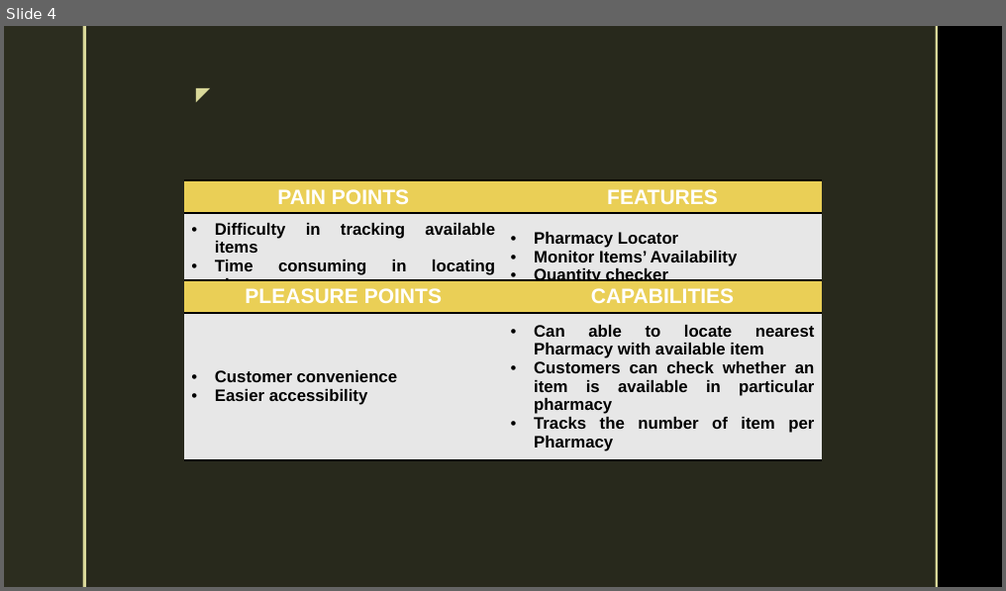
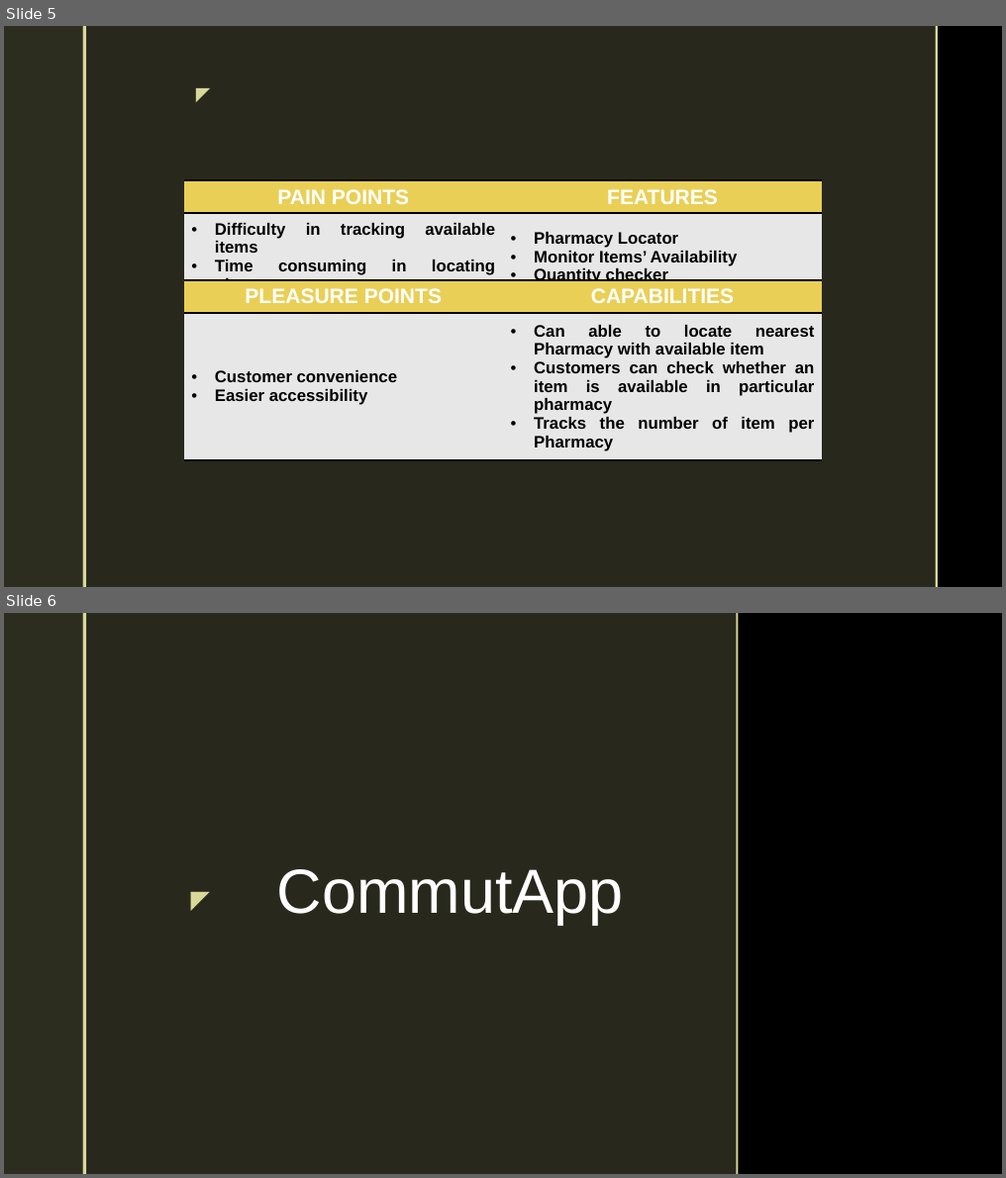
Before and after one commit to mlbelchez/Project---TENTREP, a slide deck: Presentation/PPT/App Ideas.pptx. Shown one above the other, each under a label of ours: slide 4 before the commit, slides 5 and 6 after it. The pictures are 1006x591 and 1006x1178 pixels, drawn with LibreOffice and Linux fonts; fonts in the diff are those of the drawing; background and template pictures are left out. Boxes give left, top, right and bottom in pixels: in the first picture for what was removed or moved away, otherwise in the second. Text is boxed around its words. In the diff, an @@ line names an element or a change of style, - is before the commit and + after.

```diff
--- a/Presentation/PPT/App Ideas.pptx
+++ b/Presentation/PPT/App Ideas.pptx
@@ slide 6 added at [4,613,1002,1174], background picture (left out); not listed: 2 template elements that a slide beside it also shows @@
@@ rectangle added at [86,613,737,1174], fill #2C2D1F at 92% opacity @@
@@ rectangle added at [737,613,739,1174], fill #D9D899 @@
@@ title added at [277,869,624,925], 60 pt, text #FFFFFF @@
+CommutApp
@@ text added at [183,880,218,918], 24 pt, text #D9D899 @@
+◤
@@ what was slide 4 is now slide 5 @@
```
Also in this commit, not shown: 3 slides changed, 3 other slides added, 2 slides removed.
